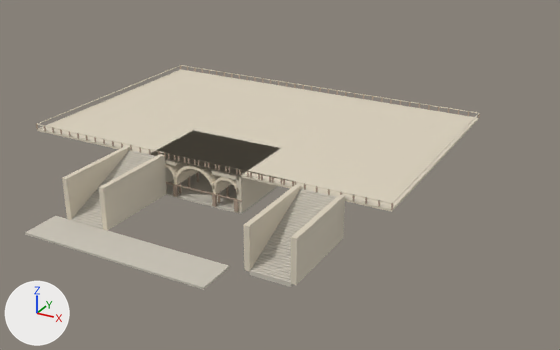
An edit to the glTF model models/furniture/cp_bethesda_terrace.glb, drawn before and after from the same camera.
Both versions are drawn from a 50 mm camera at (62.8, -93.3, 51.0) aimed at (8.3, 5.7, 1.5). Arrows for +X, +Y and +Z are at lower left; the lights stay in place. The first picture is the older version. Vertices at exactly the same position are counted once.

Objects in the first picture: 'BethesdaTerrace'.
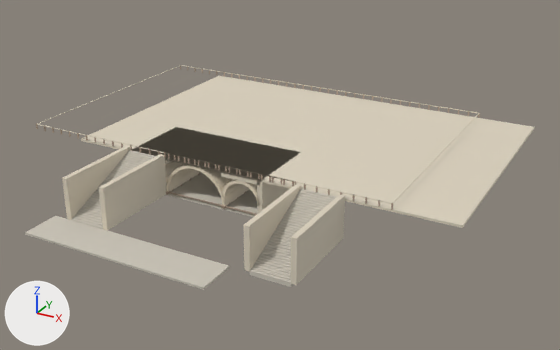
Commit message: Align terrace to stalagmite wall peaks — rotation + position + width

Scene script edits in JSON lines:
```json
{"block": "me_cube", "where": "# used by ob_bethesdaterrace; location = (0.0, 0.0, 0.0)"}
{"op": "remove", "block": "me_cube", "code": "me_cube.from_pydata(...)  # 1820 vertices, 3084 faces; spans x -31.6..31.6, y -26.0..35.1, z -0.5..6.9"}
{"op": "add", "block": "me_cube", "code": "me_cube.from_pydata(...)  # 1828 vertices, 3084 faces; spans x -31.6..41.0, y -26.0..35.1, z -0.5..6.9"}
{"block": "me_cube", "change": "me_cube part 1: a new loose piece, a box spanning x -11.8..-11.0, y -6.0..6.0, z 0.0..6.0, in mat_sandstone (pale yellow #ddd3bf)"}
{"block": "me_cube", "change": "me_cube part 2: a new loose piece, a box spanning x 11.0..11.8, y -6.0..6.0, z 0.0..6.0, in mat_sandstone (pale yellow #ddd3bf)"}
{"block": "me_cube", "change": "me_cube part 3: a new loose piece, a box spanning x -11.8..11.8, y -6.0..6.0, z 5.65..6.0, in mat_sandstone (pale yellow #ddd3bf)"}
{"block": "me_cube", "change": "me_cube part 4: a new loose piece, a box spanning x 4.9..11.45, y -6.0..6.0, z 5.05..5.65, in mat_sandstone (pale yellow #ddd3bf)"}
{"block": "me_cube", "change": "me_cube part 5: the loose piece of 12 vertices spanning x -31.5..31.5, y -6.0..35.0, z 5.6..6.0 is moved by (9.5, 0.0, 0.0)"}
{"block": "me_cube", "change": "me_cube part 6: a new loose piece, a box spanning x -11.8..11.8, y -6.0..6.0, z -0.3..0.0, in mat_stairstone (light grey #cbc5b8)"}
{"block": "me_cube", "change": "me_cube part 7: 20 loose pieces with 280 vertices, spanning x -7.8..7.8, y -6.2..6.3, z 0.0..2.0, are deleted"}
{"block": "me_cube", "change": "me_cube part 8: 64 vertices moved from x -3.8..3.8, y -6.0..6.0, z 1.8..5.6 to x -5.4..5.4, y -6.0..6.0, z 0.2..5.5; 188 vertices removed from x -8.4..8.4, y -6.1..6.1, z -0.3..6.0; 220 vertices added at x -11.9..11.9, y -6.3..6.3, z 0.0..5.1"}
{"block": "me_cube", "change": "other edits to the shape of me_cube do not show in these pictures"}
```

Where the change shows, as pixel boxes (x1, y1, x2, y2) in the pictures (560 x 350 px; the box of a moved part takes in the faces that stretch with it):
```json
{"object": "BethesdaTerrace", "change": "reshaped", "before": [25, 65, 480, 290], "after": [25, 65, 534, 290], "on screen": "12% wider"}
{"part": 1, "of": "me_cube", "change": "added", "after": [132, 127, 179, 151]}
{"part": 2, "of": "me_cube", "change": "added", "after": [257, 152, 299, 213], "on screen": "pale yellow"}
{"part": 3, "of": "me_cube", "change": "added", "after": [132, 128, 300, 181]}
{"part": 4, "of": "me_cube", "change": "added", "after": [221, 173, 260, 185]}
{"part": 5, "of": "me_cube", "change": "moved or reshaped", "before": [37, 69, 479, 212], "after": [81, 76, 534, 228]}
{"part": 6, "of": "me_cube", "change": "added", "after": [166, 173, 258, 217]}
{"part": 7, "of": "me_cube", "change": "deleted", "before": [173, 172, 239, 212]}
{"part": 8, "of": "me_cube", "change": "moved or reshaped", "before": [151, 130, 279, 214], "after": [165, 162, 260, 216]}
```
